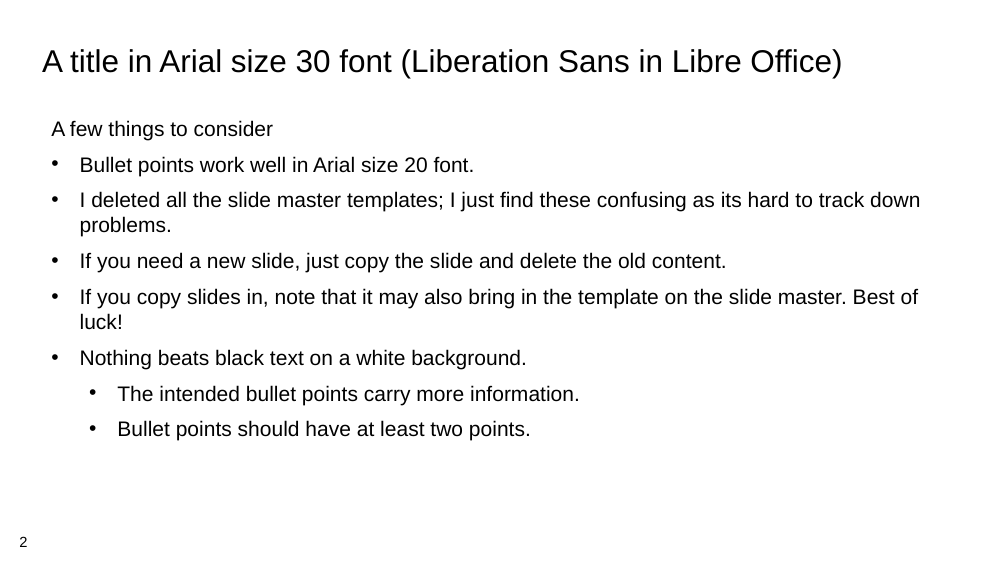
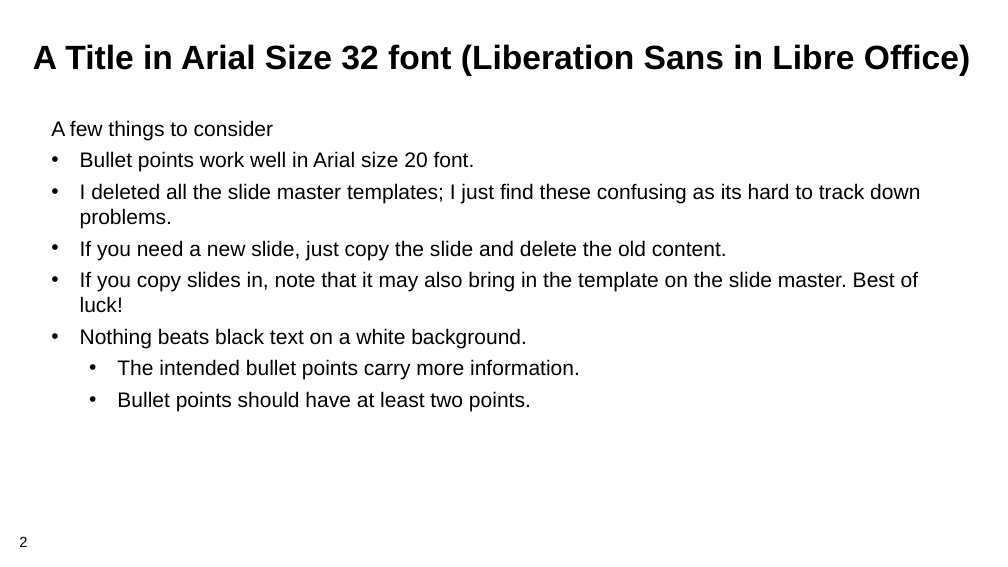
Before and after one commit to ARTS-Laboratory/ARTS-Lab-Branding, a slide deck: slide 2 of PowerPoint/ARTS-Lab_UofSC_slide_template.pptx. Drawn at 1008x567 pixels with LibreOffice and Linux fonts; fonts in the diff are those of the drawing; background and template pictures are left out. Boxes give left, top, right and bottom in pixels: in the first picture for what was removed or moved away, otherwise in the second. Text is boxed around its words. In the diff, an @@ line names an element or a change of style, - is before the commit and + after.

Commit message:
Fixed an empty size 18 font in the title

```diff
--- a/PowerPoint/ARTS-Lab_UofSC_slide_template.pptx
+++ b/PowerPoint/ARTS-Lab_UofSC_slide_template.pptx
@@ text at box(33, 44, 970, 76): text changed; size 30 to 32 pt; bold on @@
-A title in Arial size 30 font (Liberation Sans in Libre Office)
+A Title in Arial Size 32 font (Liberation Sans in Libre Office)
@@ text "A few things to consider" at box(51, 120, 920, 411): less space between paragraphs @@
```
Also in this commit, not shown: 2 other slides changed.
